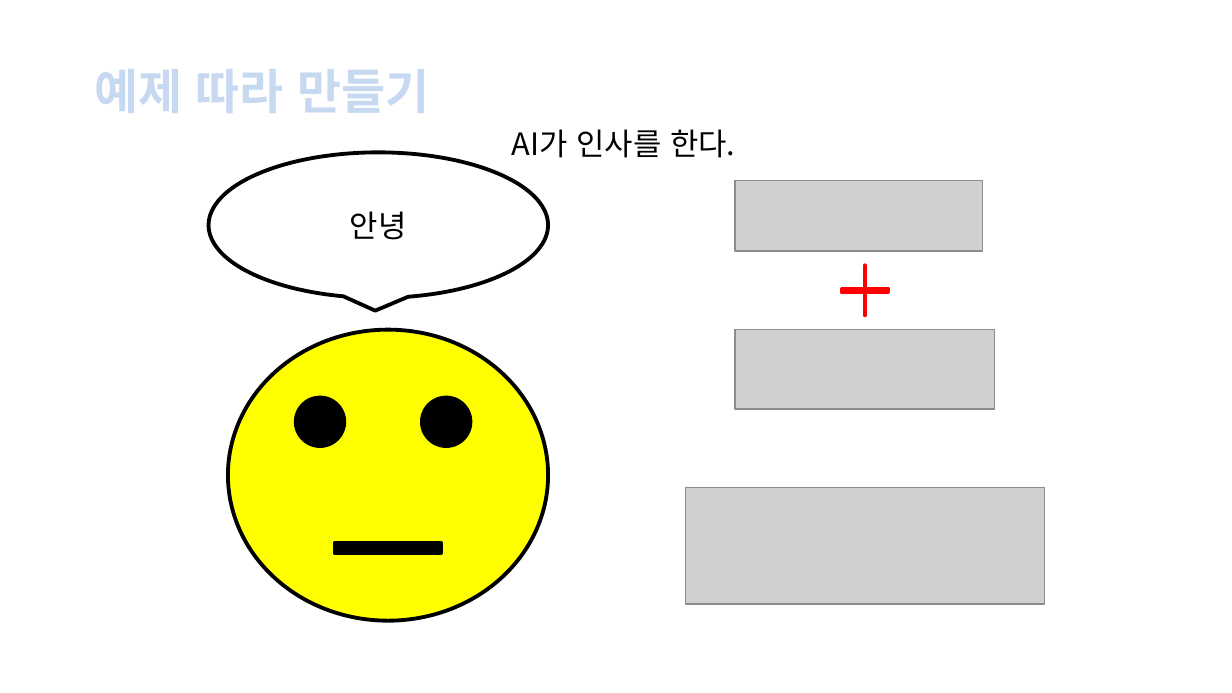
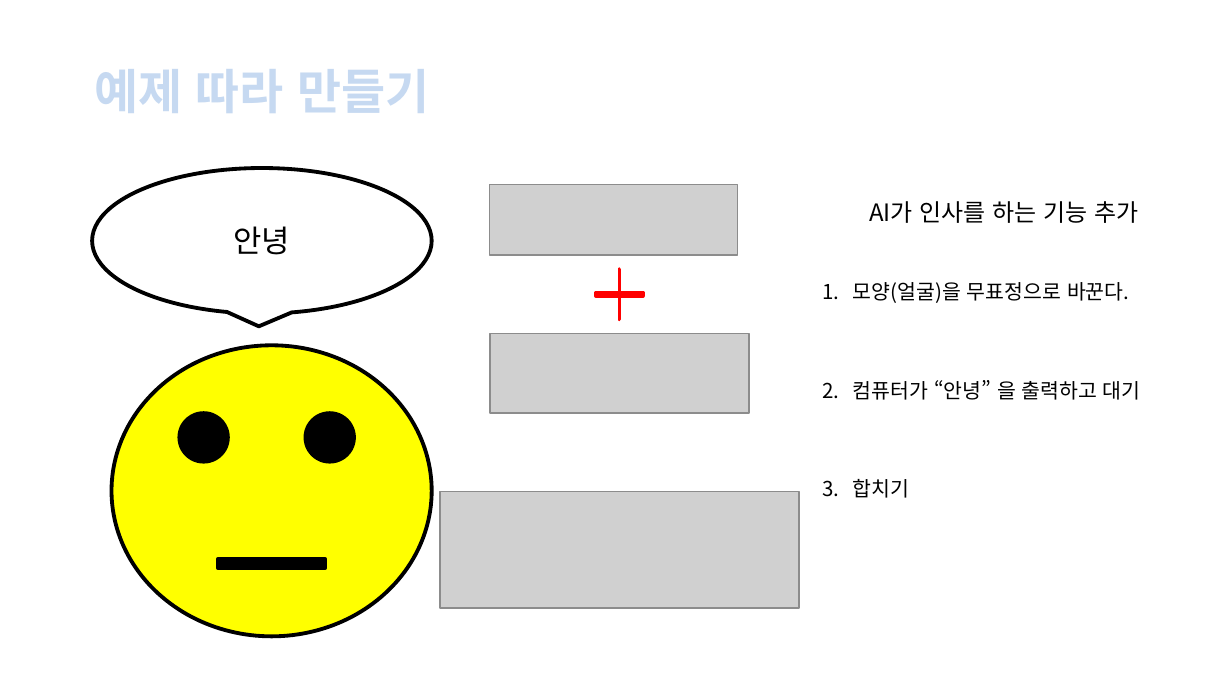
Before and after one commit to MachineLearningPython/E.Korean-Subject-and-Predicate, a slide deck: slide 14 of 스크래치ppt.pptx (slide 13 before the commit). Drawn at 1232x693 pixels with LibreOffice and Linux fonts; fonts in the diff are those of the drawing; grey boxes stand for pictures; background and template pictures are left out. Boxes give left, top, right and bottom in pixels: in the first picture for what was removed or moved away, otherwise in the second. Text is boxed around its words. In the diff, an @@ line names an element or a change of style, - is before the commit and + after.

```diff
--- a/스크래치ppt.pptx
+++ b/스크래치ppt.pptx
@@ text at (853, 201, 1141, 498): text changed; size 18 to 12 pt @@
-AI가 인사를 한다.
+AI가 인사를 하는 기능 추가
+1. 모양(얼굴)을 무표정으로 바꾼다.
+2. 컴퓨터가 “안녕” 을 출력하고 대기
+3. 합치기
@@ 3 pictures, 1 plus: place and size @@
-3 pictures, 1 plus at (685, 180, 1044, 604)
+3 pictures, 1 plus at (440, 185, 798, 607)
@@ 3 ellipses, 1 text, 1 speech bubble, 1 rectangle: place and size @@
-3 ellipses, 1 text, 1 speech bubble, 1 rectangle at (208, 153, 548, 621)
+3 ellipses, 1 text, 1 speech bubble, 1 rectangle at (92, 168, 432, 636)
```
Also in this commit, not shown: 14 other slides changed, 1 slide added, 1 other file.
